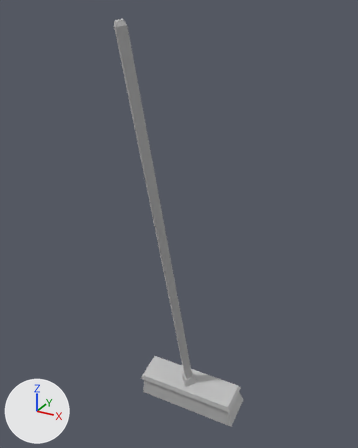
A saved change to the FBX model Assets/Content/Environment/mesh/Broom.fbx.
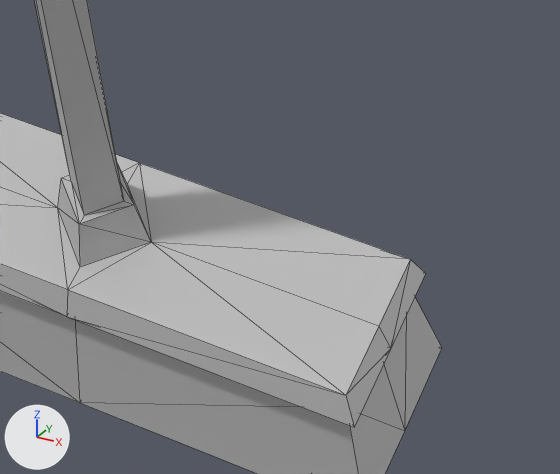
Old and new are each drawn whole from a 50 mm camera at (0.685, -1.295, 1.416) aimed at (0.003, -0.057, 0.796) and again close up on the part from 48% to 73% of the width and 77% to 94% of the height. The axes (+X, +Y, +Z) are drawn at lower left. The lights are the same throughout. The last two pictures show the newer version. The close-ups show mesh edges as thin lines. Where no turn or scale is listed for an object, it has been applied to the vertices.

Objects in the first close-up: 'Broom_02'.
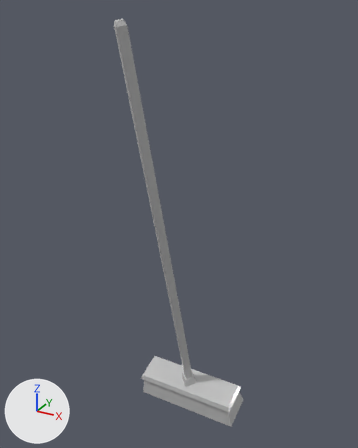
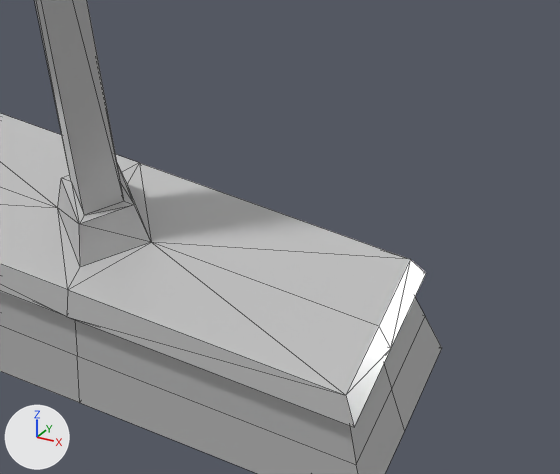
The newer file is also turned or shifted as a whole; pictures and numbers use the older file's frame.

Changed parts and their boxes (x1, y1, x2, y2) in the close-ups (560 x 474 px; the box of a moved part takes in the faces that stretch with it):
part 1 of me_mesh, moved or reshaped: (0, 291, 442, 474) in both
part 2 of me_mesh, recoloured: (54, 98, 426, 427) in both

Diff of the bpy script that builds the scene:
```diff
--- a/Assets/Content/Environment/mesh/Broom.fbx.py
+++ b/Assets/Content/Environment/mesh/Broom.fbx.py
@@ mat_m_06 @@
+mat_m_06 = principled_material('M_06')
+mat_m_06.base_color = (0.526, 0.526, 0.526)  # light grey #c0c0c0
+mat_m_06.roughness = 0.2
@@ me_mesh @@
 # used by ob_broom_02; location = (0.0, 0.0, 0.0)
-me_mesh.from_pydata(...)  # 61 vertices, 118 faces; spans x -0.191..0.191, y -0.336..0.118, z 0.0..1.391
+me_mesh.from_pydata(...)  # 69 vertices, 118 faces; spans x -0.191..0.191, y -0.336..0.118, z 0.0..1.391
+# me_mesh part 1
+# 16 faces are deleted
+# 8 vertices are added at x -0.185..0.185, y -0.005..0.1, z 0.04..0.069
+# 16 new faces join them
+# me_mesh part 2: 102 faces spanning x -0.191..0.191, y -0.336..0.118, z 0.0..1.391 switch from mat_lambert1 (grey #bcbcbc) to mat_m_06 (light grey #c0c0c0)
```
